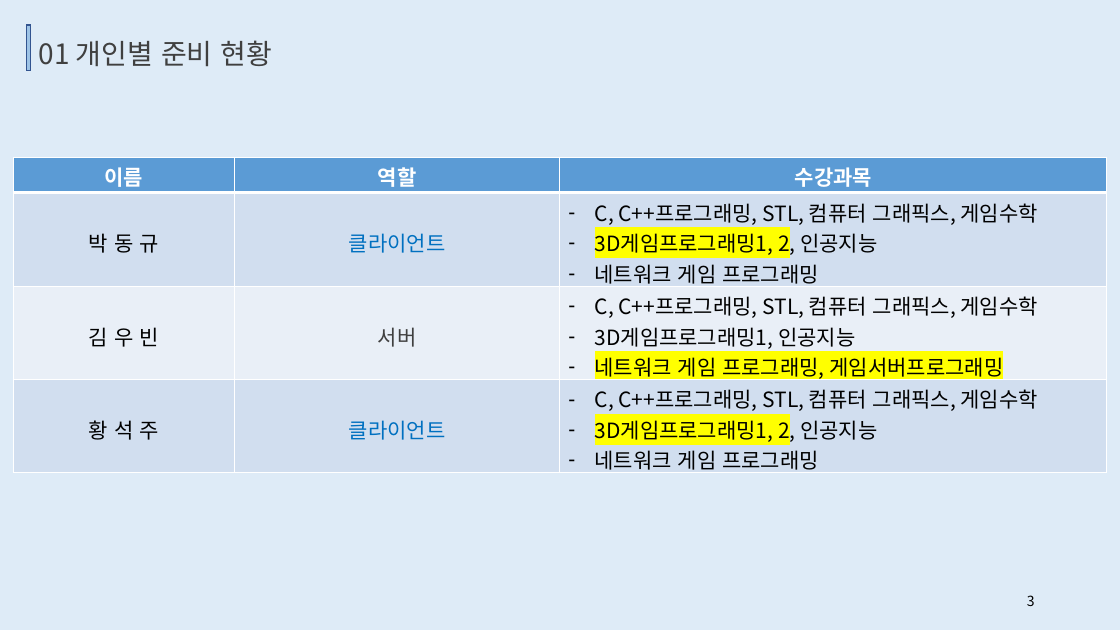
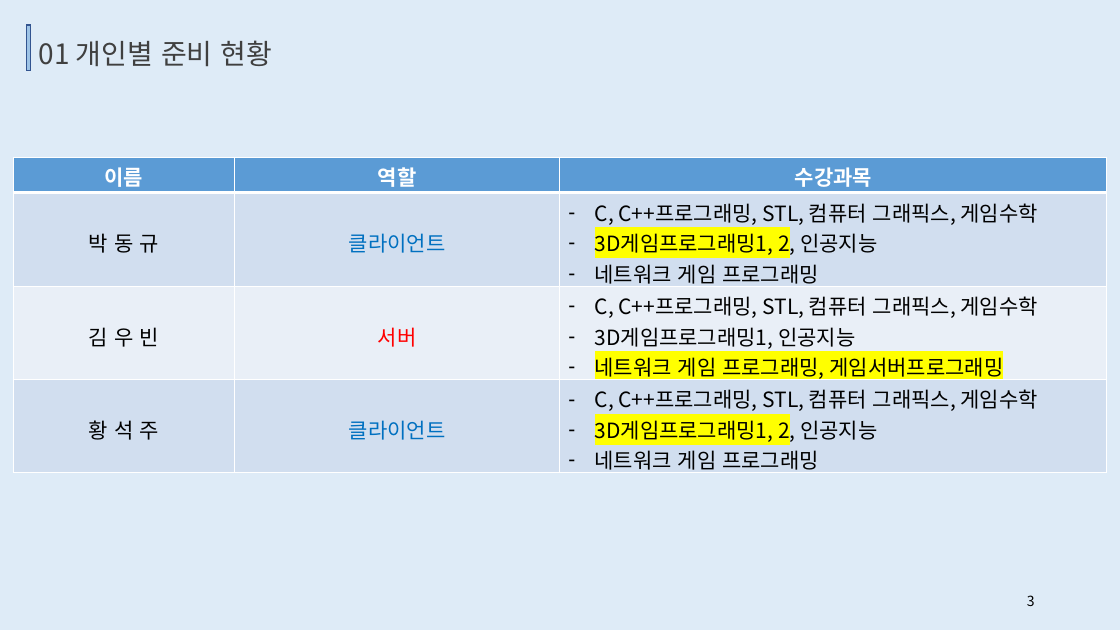
Before and after one commit to TUKoreaEscape/Graduation_Project, a slide deck: slide 3 of Graduation_Document/생존자인줄 알았던 내가 알고보니 술래_박동규_김우빈_황석주_1.pptx. Drawn at 1120x630 pixels with LibreOffice and Linux fonts; fonts in the diff are those of the drawing. Boxes give left, top, right and bottom in pixels: in the first picture for what was removed or moved away, otherwise in the second. Text is boxed around its words. In the diff, an @@ line names an element or a change of style, - is before the commit and + after.

```diff
--- a/Graduation_Document/생존자인줄 알았던 내가 알고보니 술래_박동규_김우빈_황석주_1.pptx
+++ b/Graduation_Document/생존자인줄 알았던 내가 알고보니 술래_박동규_김우빈_황석주_1.pptx
@@ table at <box>13,157,1107,477</box> @@
@@ text colour #404040 to #FF0000 in "서버" @@
```
